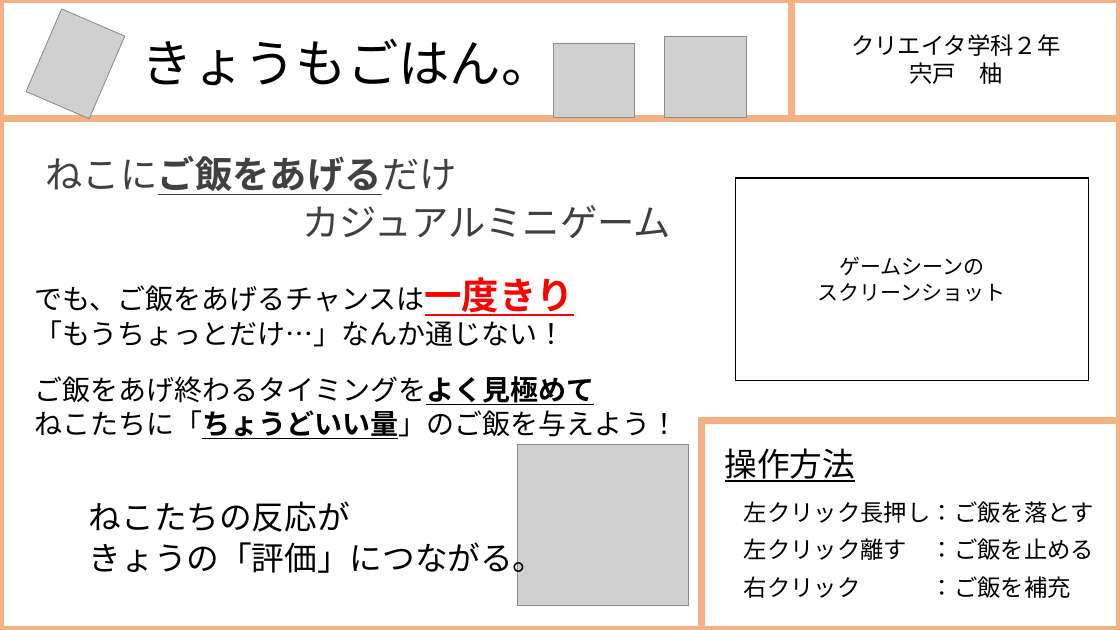
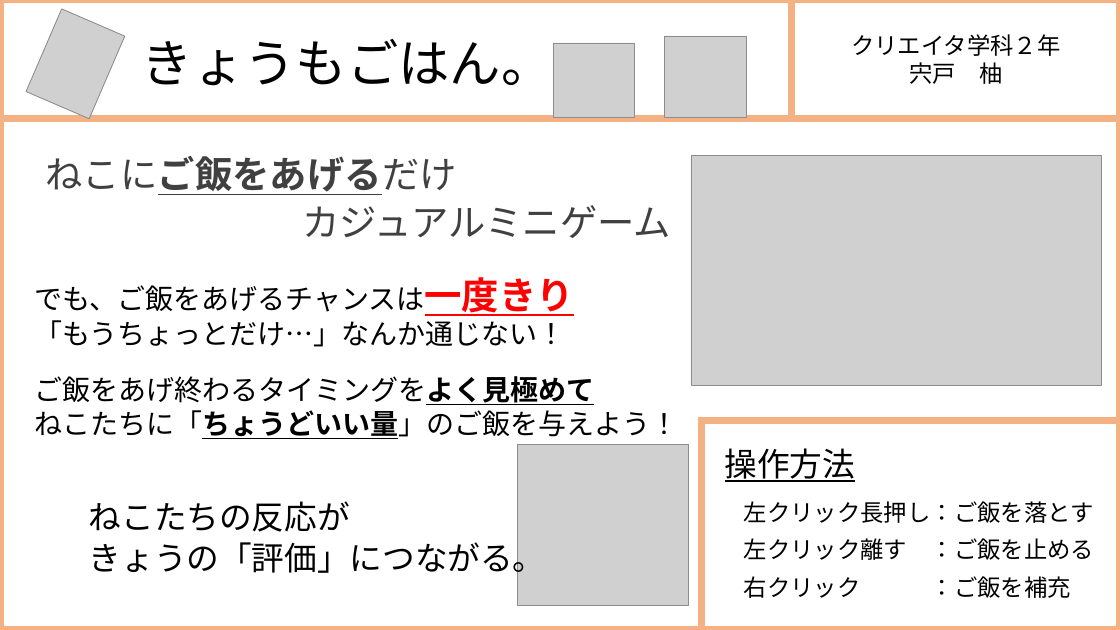
Before and after one commit to shishidoyuzu/_MeowMeal, a slide deck: slide 1 of きょうもごはん。.pptx. Drawn at 1120x630 pixels with LibreOffice and Linux fonts; fonts in the diff are those of the drawing; grey boxes stand for pictures. Boxes give left, top, right and bottom in pixels: in the first picture for what was removed or moved away, otherwise in the second. Text is boxed around its words. In the diff, an @@ line names an element or a change of style, - is before the commit and + after.

```diff
--- a/きょうもごはん。.pptx
+++ b/きょうもごはん。.pptx
@@ picture added at (691, 155, 1102, 385) @@
@@ rectangle removed at (736, 178, 1089, 381) @@
-ゲームシーンの
-スクリーンショット
```
Also in this commit, not shown: 5 other files.
